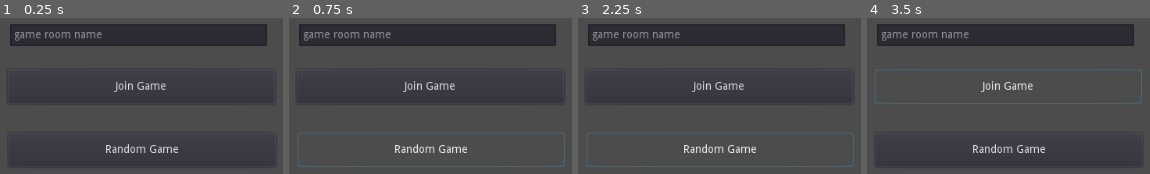
Above: before the commit, frames 1-4 (left to right).
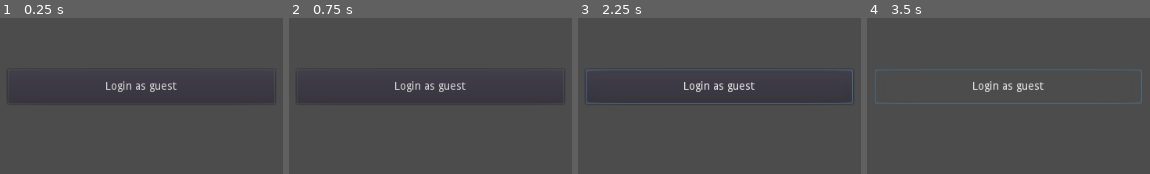
Above: after the commit, the same moments.

Repository: tbscode/ggj2023
Game: Godot game, scene res://scenes/ui.tscn
Two runs of this game, one before a commit and one after it. Both use one fixed random seed, a clock stepped at 60 frames per second and the inputs below.
Inputs (mouse positions are in pixels of both pictures, inside the frame that each line leads up to):
- Up to frame 1 (0.25 s): no input
- Up to frame 2 (0.75 s): click (430, 149) at 0.5 s, where only the run before the commit has a clickable "Random Game"
- Up to frame 3 (2.25 s): click "Join Game" (after the commit: "Login as guest") at 1.25 s; click (719, 149) at 2 s, where only the run before the commit has a clickable "Random Game"
- Up to frame 4 (3.5 s): click "Join Game" (after the commit: "Login as guest") at 2.75 s

The runs differ from the first frame. In frame 1, 14% of the frame differs, in the area x 3-95%, y 3-87%; in frame 2, 15%; in frame 3, 16%, in the area x 2-98%, y 3-96%; in frame 4, 14%.

Commit message:
simple authentication done

Diff:
--- a/game/scenes/ui.tscn
+++ b/game/scenes/ui.tscn
@@ -1,6 +1,7 @@
-[gd_scene load_steps=3 format=2]
+[gd_scene load_steps=4 format=2]
 
 [ext_resource path="res://scripts/menu/menu.gd" type="Script" id=1]
+[ext_resource path="res://scripts/auth.gd" type="Script" id=2]
 
 [sub_resource type="StyleBoxTexture" id=1]
 
@@ -8,16 +9,6 @@
 anchor_right = 1.0
 anchor_bottom = 1.0
 script = ExtResource( 1 )
-
-[node name="random_game_button" type="Button" parent="."]
-anchor_right = 1.0
-anchor_bottom = 1.0
-margin_left = 354.0
-margin_top = 338.0
-margin_right = -328.0
-margin_bottom = -218.0
-custom_styles/hover = SubResource( 1 )
-text = "Random Game"
 
 [node name="join_game_button" type="Button" parent="."]
 anchor_right = 1.0
@@ -27,15 +18,17 @@
 margin_right = -329.0
 margin_bottom = -299.0
 custom_styles/hover = SubResource( 1 )
-text = "Join Game"
+text = "Login as guest"
 
-[node name="room_name_input" type="LineEdit" parent="."]
+[node name="user_auth" type="Node" parent="."]
+script = ExtResource( 2 )
+
+[node name="name_label" type="RichTextLabel" parent="."]
 anchor_right = 1.0
 anchor_bottom = 1.0
-margin_left = 356.0
-margin_top = 199.0
-margin_right = -339.0
-margin_bottom = -373.0
-placeholder_text = "game room name"
+margin_left = 355.0
+margin_top = 215.0
+margin_right = -326.0
+margin_bottom = -359.0
 
-[connection signal="text_changed" from="room_name_input" to="." method="_on_room_name_input_text_changed"]
+[connection signal="pressed" from="join_game_button" to="." method="_on_join_game_button_pressed"]
--- a/game/scripts/auth.gd
+++ b/game/scripts/auth.gd
@@ -1,7 +1,7 @@
 extends Node
 
 const BACKEND_URL = "http://localhost:8000"
-const GUEST_LOGIN_URL = BACKEND_URL + "/guest_login"
+const GUEST_LOGIN_URL = BACKEND_URL + "/api/guest_login/"
 const USER_LOGIN_URL = BACKEND_URL + "/user_login"
 
 func request_login(username, password):
@@ -15,14 +15,32 @@
 		print("ERROR cant login")
 
 func request_guest_login():
+	var request = HTTPRequest.new()
+	add_child(request)
+	var body = to_json({})
+
+	request.connect("request_completed", self, "_on_guest_login_request_completed")
+	var error = request.request(GUEST_LOGIN_URL)
+	if error != OK:
+		print("ERROR cant login")
 	pass
 
+func _on_guest_login_request_completed(request_id, result, headers, body):
+	if result == 200:
+		var response = parse_json(body.get_string_from_utf8())
+		print("GOT")
+		print(response)
+		get_node("/root/root").login_completed(response['username'])
+	else:
+		# TODO: handle the error
+		print("ERROR cant login")
 
 func _on_login_request_completed(request_id, result, headers, body):
 	if result == 200:
 		var response = parse_json(body.get_string_from_utf8())
 		print("GOT")
 		print(response)
+		return response
 	else:
 		# TODO: handle the error
 		print("ERROR cant login")
--- a/game/scripts/menu/menu.gd
+++ b/game/scripts/menu/menu.gd
@@ -8,3 +8,13 @@
 
 func _on_room_name_input_text_changed(new_text):
 	print("room name changed to: " + new_text)
+
+
+func _on_join_game_button_pressed():
+	print("TRIGGER BUTTOn")
+	$user_auth.login_user()
+
+func login_completed(username):
+	print(username)
+	$name_label.text = username
+	pass
